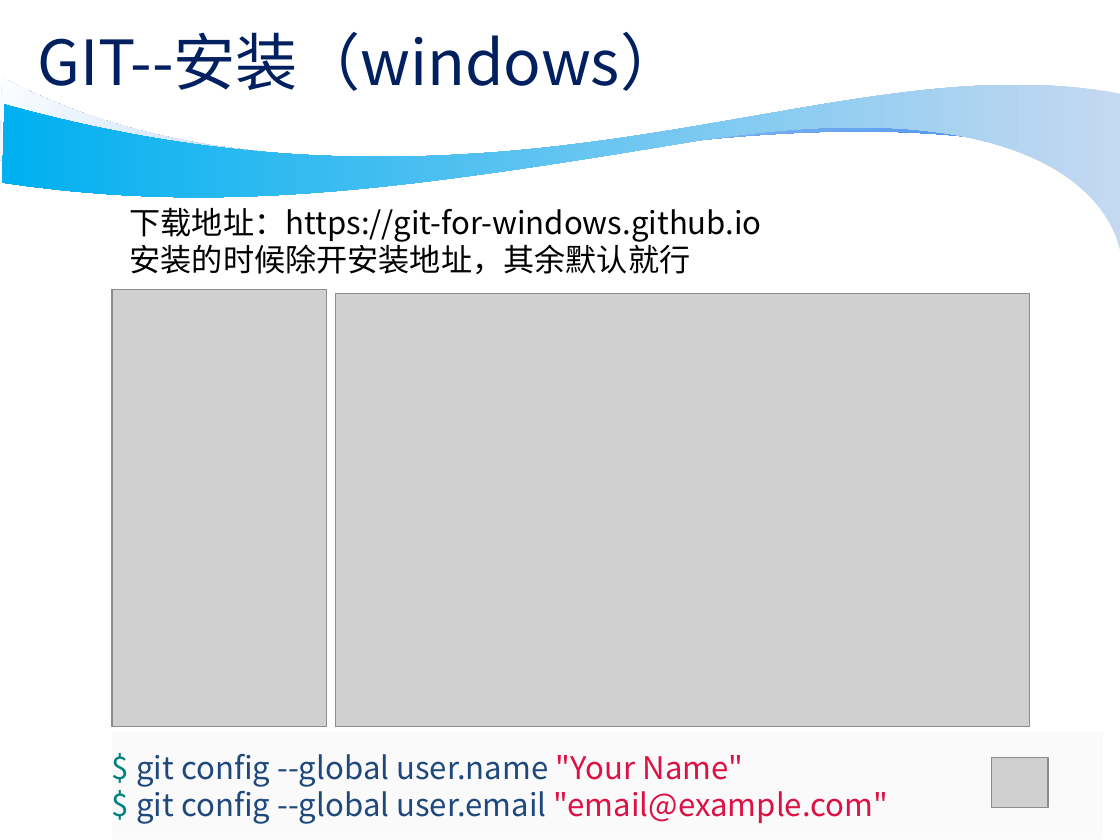
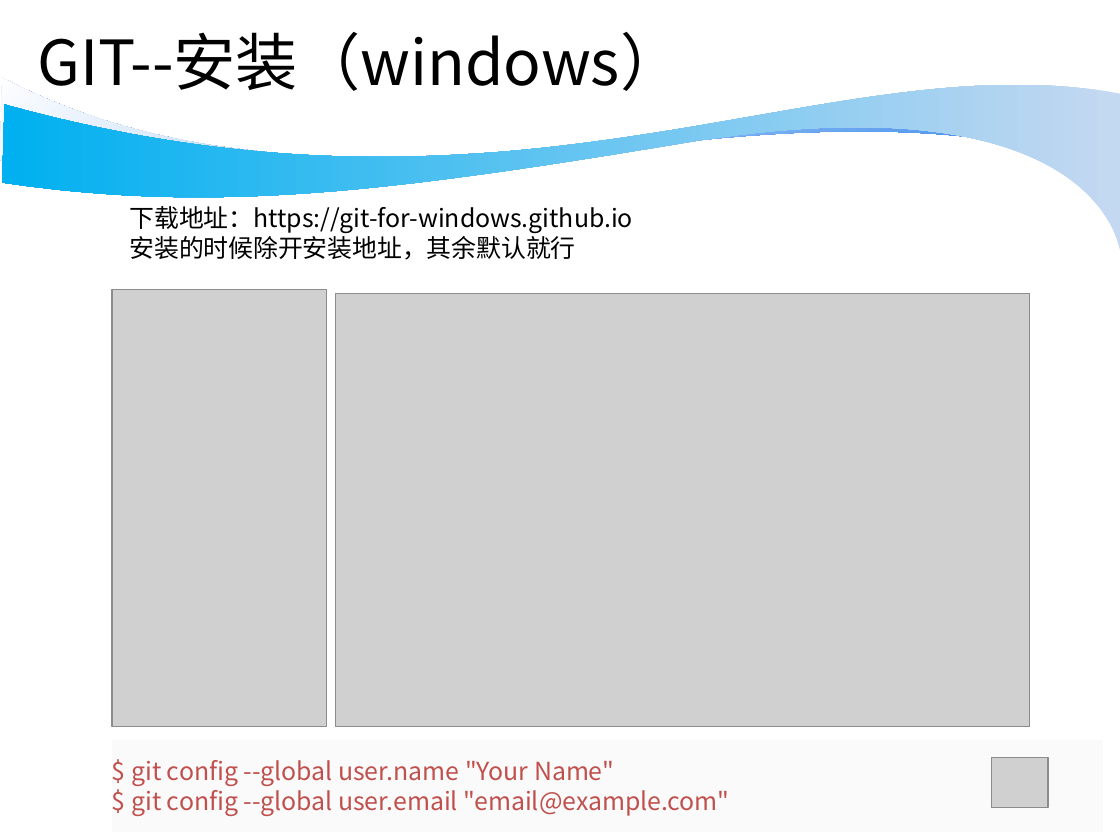
Before and after one commit to wobushixianyu/GitSkillSharing, a slide deck: slide 4 of git_skill_sharing.ppt. Drawn at 1120x840 pixels with LibreOffice and Linux fonts; fonts in the diff are those of the drawing; grey boxes stand for pictures; background and template pictures are left out. Boxes give left, top, right and bottom in pixels: in the first picture for what was removed or moved away, otherwise in the second. Text is boxed around its words. In the diff, an @@ line names an element or a change of style, - is before the commit and + after.

```diff
--- a/git_skill_sharing.ppt
+++ b/git_skill_sharing.ppt
@@ title "GIT--安装（windows）" at [37, 32, 682, 100]: text colour #002060 to #000000 @@
@@ text "下载地址：https://git-for-windows.github.io" at [129, 206, 633, 260]: size 20 to 16 pt @@
@@ text "$ git config --global user.name ..." at [131, 760, 729, 816]: size 20 to 16 pt; text colour #008080 to #C0504D in "$", "$"; text colour #1F497D to #C0504D in "git config --global user.name", "git config --global user.email"; text colour #DD1144 to #C0504D in ""Your Name"", ""email@example.com"" @@
```
Also in this commit, not shown: 8 other slides changed, 24 slides added, 1 slide removed.
